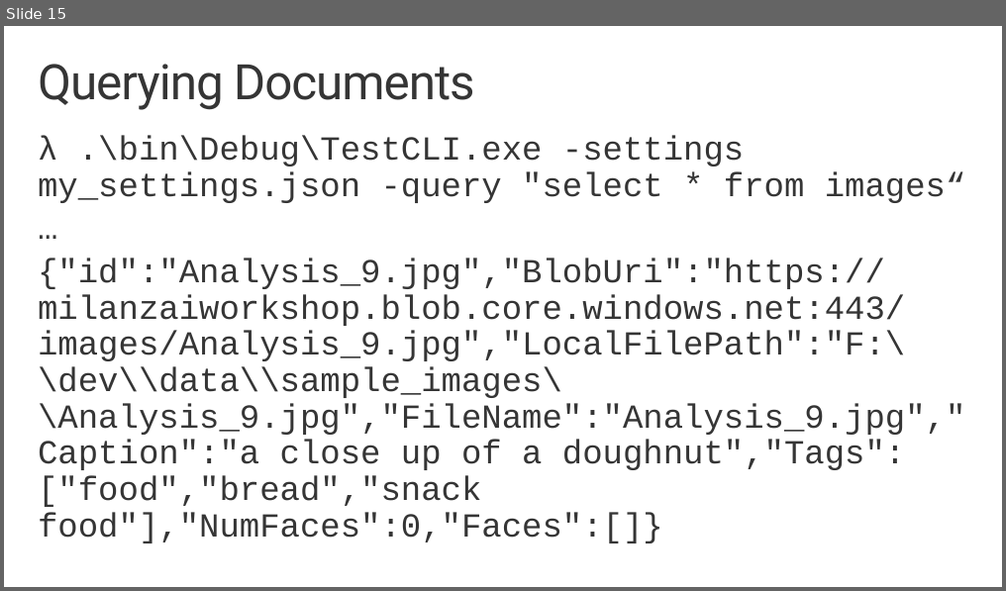
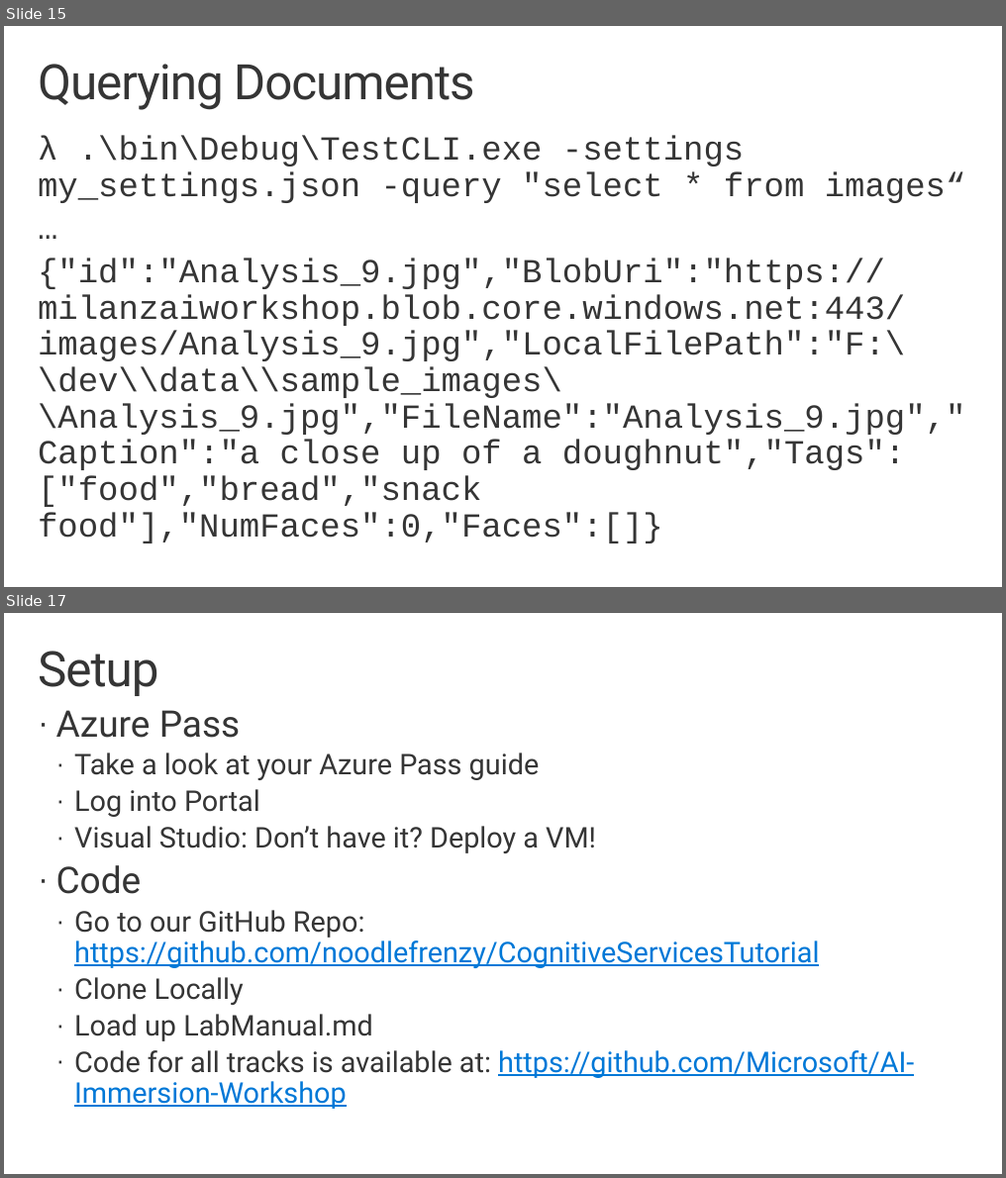
Before and after one commit to noodlefrenzy/CognitiveServicesTutorial, a slide deck: Presentations/AI_Immersion_Phase_1_DocumentDB.pptx. Shown one above the other, each under a label of ours: slide 15 before the commit, slides 15 and 17 after it; the slides between them are not shown. The pictures are 1006x591 and 1006x1178 pixels, drawn with LibreOffice and Linux fonts; fonts in the diff are those of the drawing; background and template pictures are left out. Boxes give left, top, right and bottom in pixels: in the first picture for what was removed or moved away, otherwise in the second. Text is boxed around its words. In the diff, an @@ line names an element or a change of style, - is before the commit and + after.

Commit message:
Add final slide with links to code

```diff
--- a/Presentations/AI_Immersion_Phase_1_DocumentDB.pptx
+++ b/Presentations/AI_Immersion_Phase_1_DocumentDB.pptx
@@ slide 17 added at [4,613,1002,1174], background #FFFFFF @@
@@ title added at [38,651,158,696], 48 pt, text #353535 @@
+Setup
@@ text added at [56,710,914,1109], 28 pt, text #353535 @@
+· Azure Pass
+  · Take a look at your Azure Pass guide
+  · Log into Portal
+  · Visual Studio: Don’t have it? Deploy a VM!
+· Code
+  · Go to our GitHub Repo: https://github.com/noodlefrenzy/CognitiveServicesTutorial
+  · Clone Locally
+  · Load up LabManual.md
+  · Code for all tracks is available at: https://github.com/Microsoft/AI-Immersion-Workshop
```
